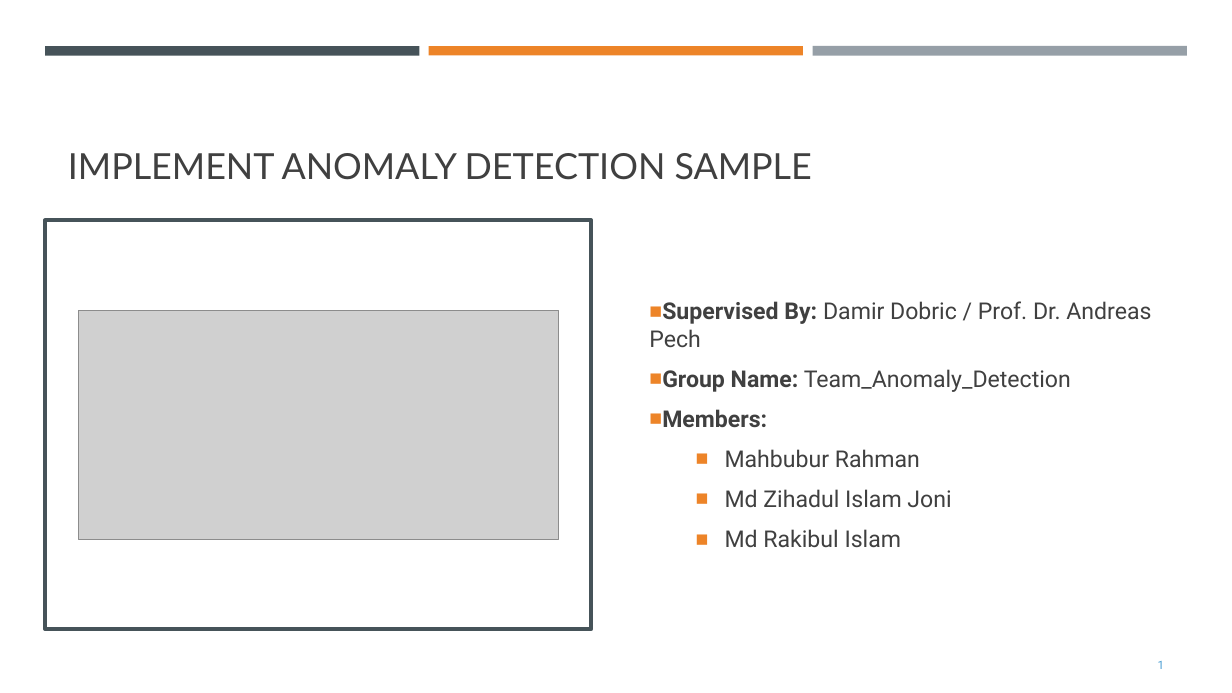
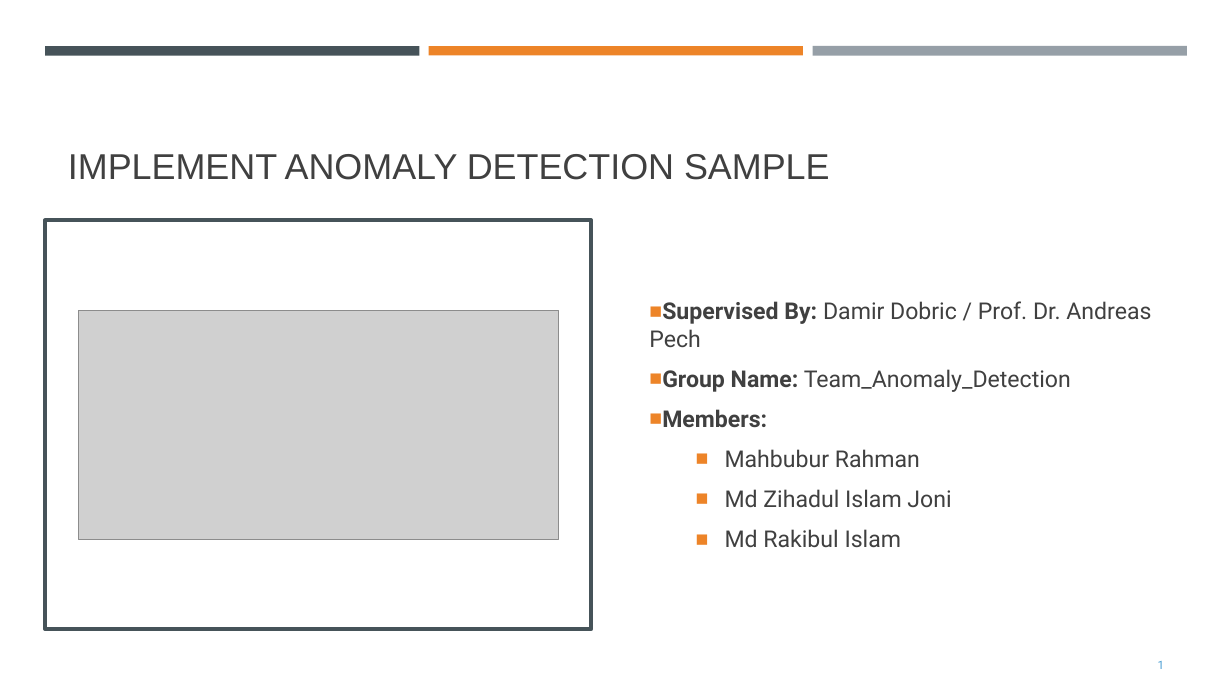
Before and after one commit to mahbubur-r/neocortexapi, a slide deck: slide 1 of source/MySEProject/Documentation/ML2324-8 Implement Anomaly Detection Sample.pptx. Drawn at 1232x693 pixels with LibreOffice and Linux fonts; fonts in the diff are those of the drawing; grey boxes stand for pictures. Boxes give left, top, right and bottom in pixels: in the first picture for what was removed or moved away, otherwise in the second. Text is boxed around its words. In the diff, an @@ line names an element or a change of style, - is before the commit and + after.

```diff
--- a/source/MySEProject/Documentation/ML2324-8 Implement Anomaly Detection Sample.pptx
+++ b/source/MySEProject/Documentation/ML2324-8 Implement Anomaly Detection Sample.pptx
@@ title "IMPLEMENT ANOMALY DETECTION SAMPLE" at box(68, 154, 830, 180): font Lato to Arial @@
```
Also in this commit, not shown: 6 other slides changed, 1 slide added, 1 slide removed, 1 other file.
